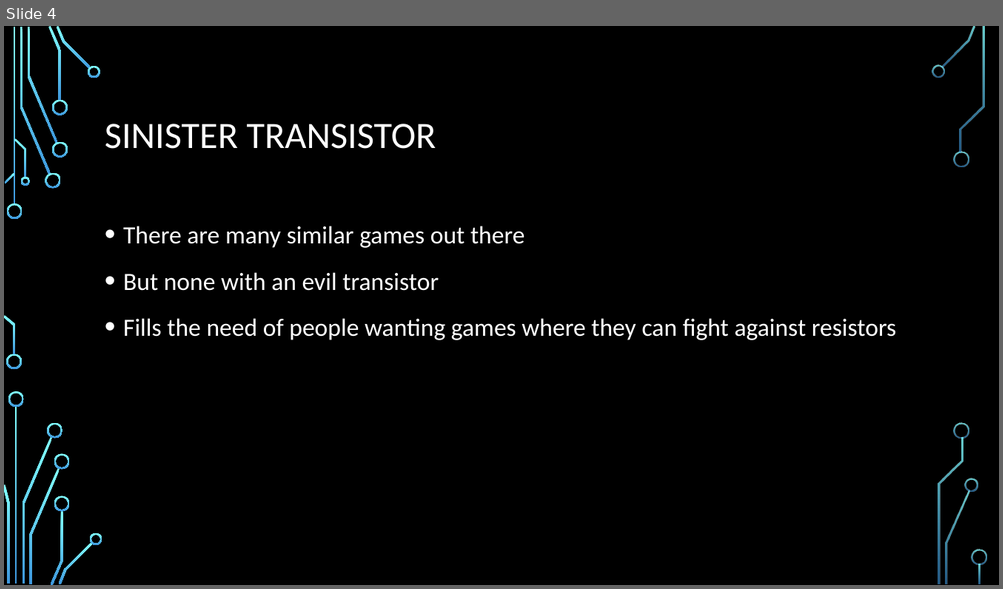
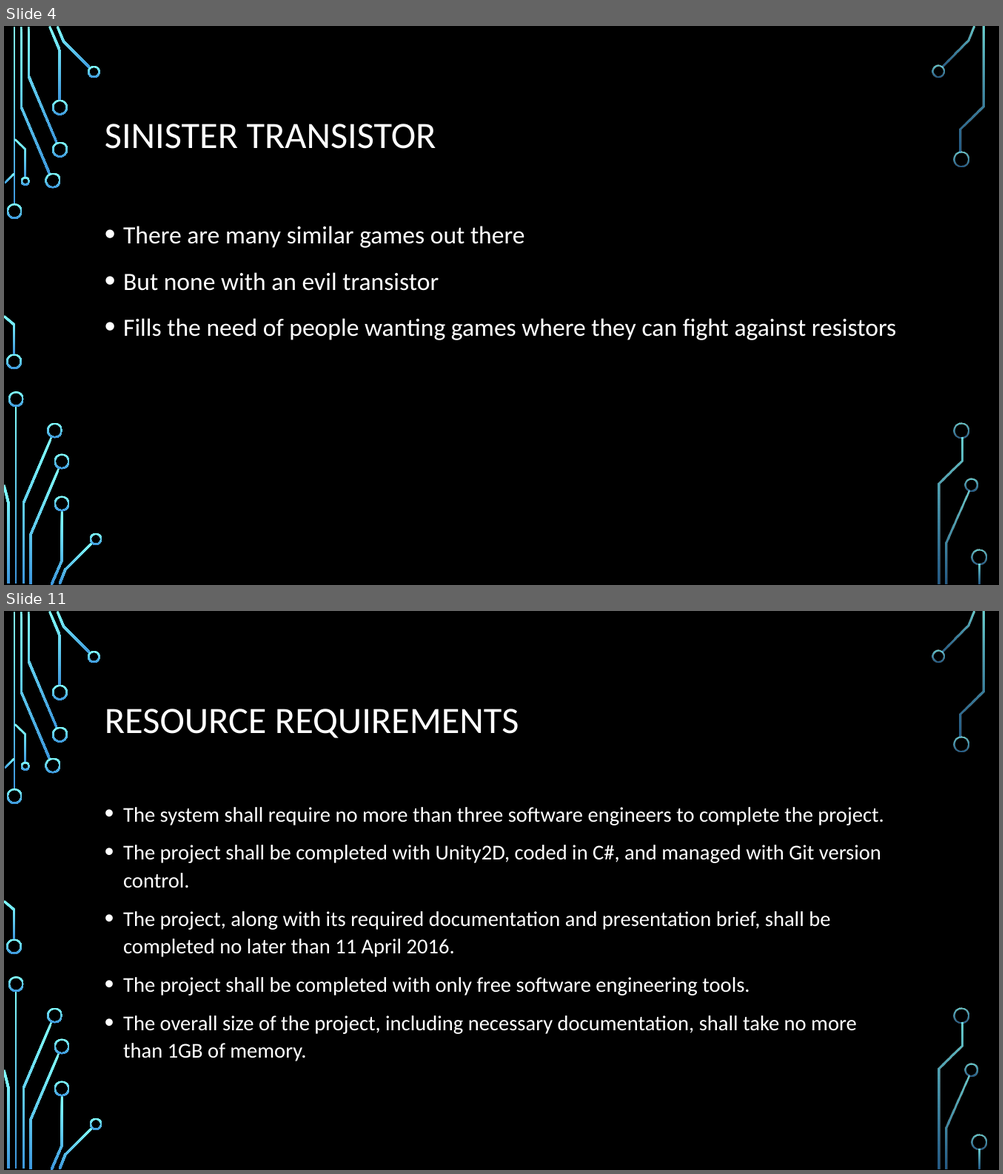
Before and after one commit to gregkelso/COP-4331, a slide deck: Sinister Transistor.pptx. Shown one above the other, each under a label of ours: slide 4 before the commit, slides 4 and 11 after it; the slides between them are not shown. The pictures are 1003x589 and 1003x1174 pixels, drawn with LibreOffice and Linux fonts; fonts in the diff are those of the drawing; background and template pictures are left out. Boxes give left, top, right and bottom in pixels: in the first picture for what was removed or moved away, otherwise in the second. Text is boxed around its words. In the diff, an @@ line names an element or a change of style, - is before the commit and + after.

```diff
--- a/Sinister Transistor.pptx
+++ b/Sinister Transistor.pptx
@@ slide 11 added at (x1=4, y1=611, x2=999, y2=1170), background picture (left out); not listed: 36 template elements that a slide beside it also shows @@
@@ title added at (x1=105, y1=709, x2=519, y2=738), 36 pt, text #FFFFFF @@
+RESOURCE REQUIREMENTS
@@ text added at (x1=123, y1=807, x2=883, y2=1062), 20.4 pt, text #FFFFFF @@
+• The system shall require no more than three software engineers to complete the project.
+• The project shall be completed with Unity2D, coded in C#, and managed with Git version control.
+• The project, along with its required documentation and presentation brief, shall be completed no later than 11 April 2016.
+• The project shall be completed with only free software engineering tools.
+• The overall size of the project, including necessary documentation, shall take no more than 1GB of memory.
```
Also in this commit, not shown: 9 other slides added, 1 other file.
